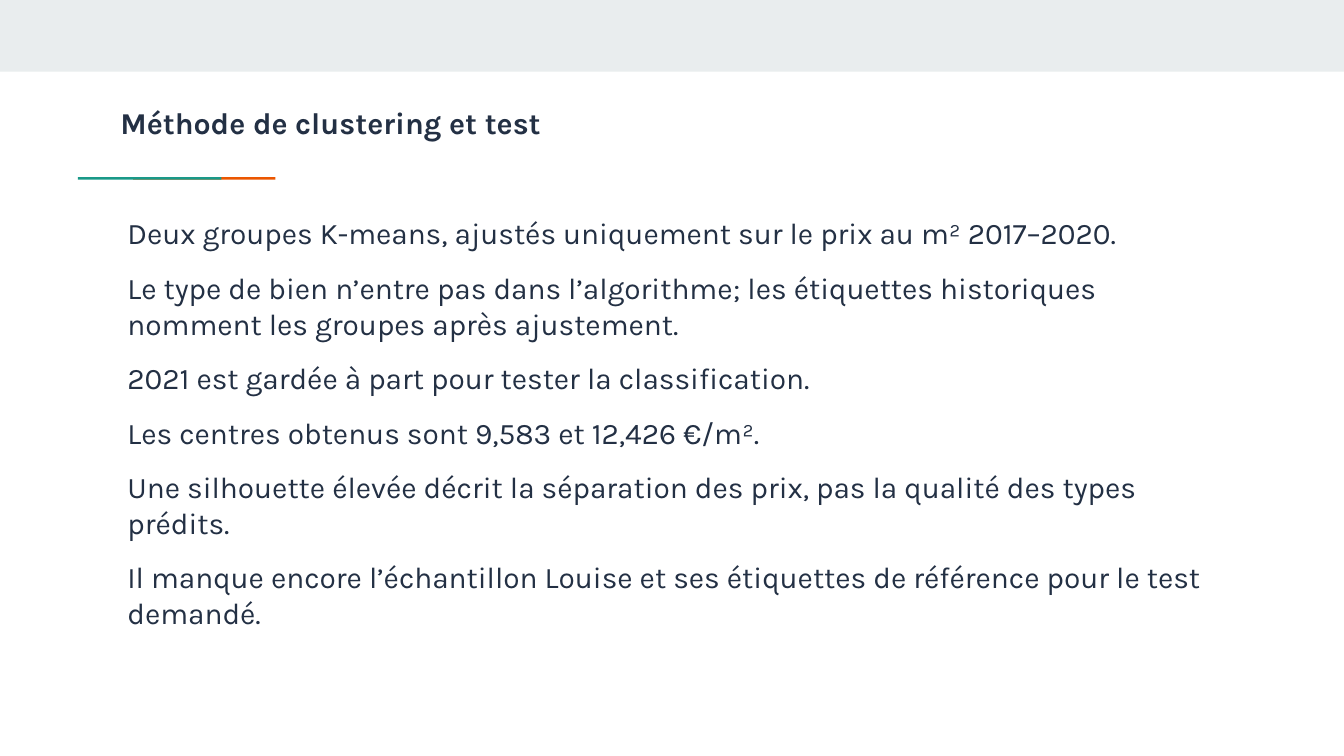
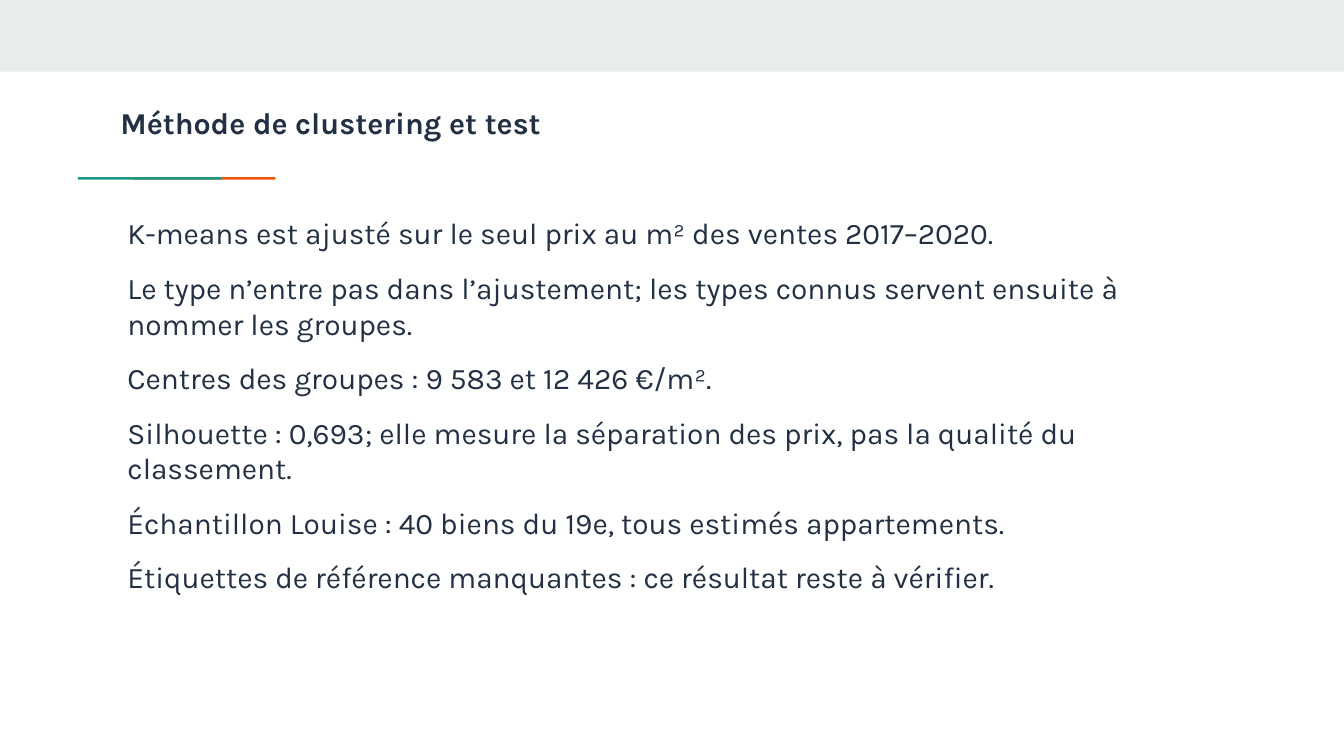
Before and after one commit to steve57000/p8, a slide deck: slide 8 of livrables/Bell_Steve_2_presentation_102026.pptx. Drawn at 1344x756 pixels with LibreOffice and Linux fonts; fonts in the diff are those of the drawing. Boxes give left, top, right and bottom in pixels: in the first picture for what was removed or moved away, otherwise in the second. Text is boxed around its words. In the diff, an @@ line names an element or a change of style, - is before the commit and + after.

```diff
--- a/livrables/Bell_Steve_2_presentation_102026.pptx
+++ b/livrables/Bell_Steve_2_presentation_102026.pptx
@@ text at bbox=[127, 221, 1118, 595]: text changed @@
-Deux groupes K-means, ajustés uniquement sur le prix au m² 2017–2020.
-Le type de bien n’entre pas dans l’algorithme; les étiquettes historiques nomment les groupes après ajustement.
-2021 est gardée à part pour tester la classification.
-Les centres obtenus sont 9,583 et 12,426 €/m².
-Une silhouette élevée décrit la séparation des prix, pas la qualité des types prédits.
-Il manque encore l’échantillon Louise et ses étiquettes de référence pour le test demandé.
+K-means est ajusté sur le seul prix au m² des ventes 2017–2020.
+Le type n’entre pas dans l’ajustement; les types connus servent ensuite à nommer les groupes.
+Centres des groupes : 9 583 et 12 426 €/m².
+Silhouette : 0,693; elle mesure la séparation des prix, pas la qualité du classement.
+Échantillon Louise : 40 biens du 19e, tous estimés appartements.
+Étiquettes de référence manquantes : ce résultat reste à vérifier.
```
Also in this commit, not shown: 8 other slides changed, 15 other files.
